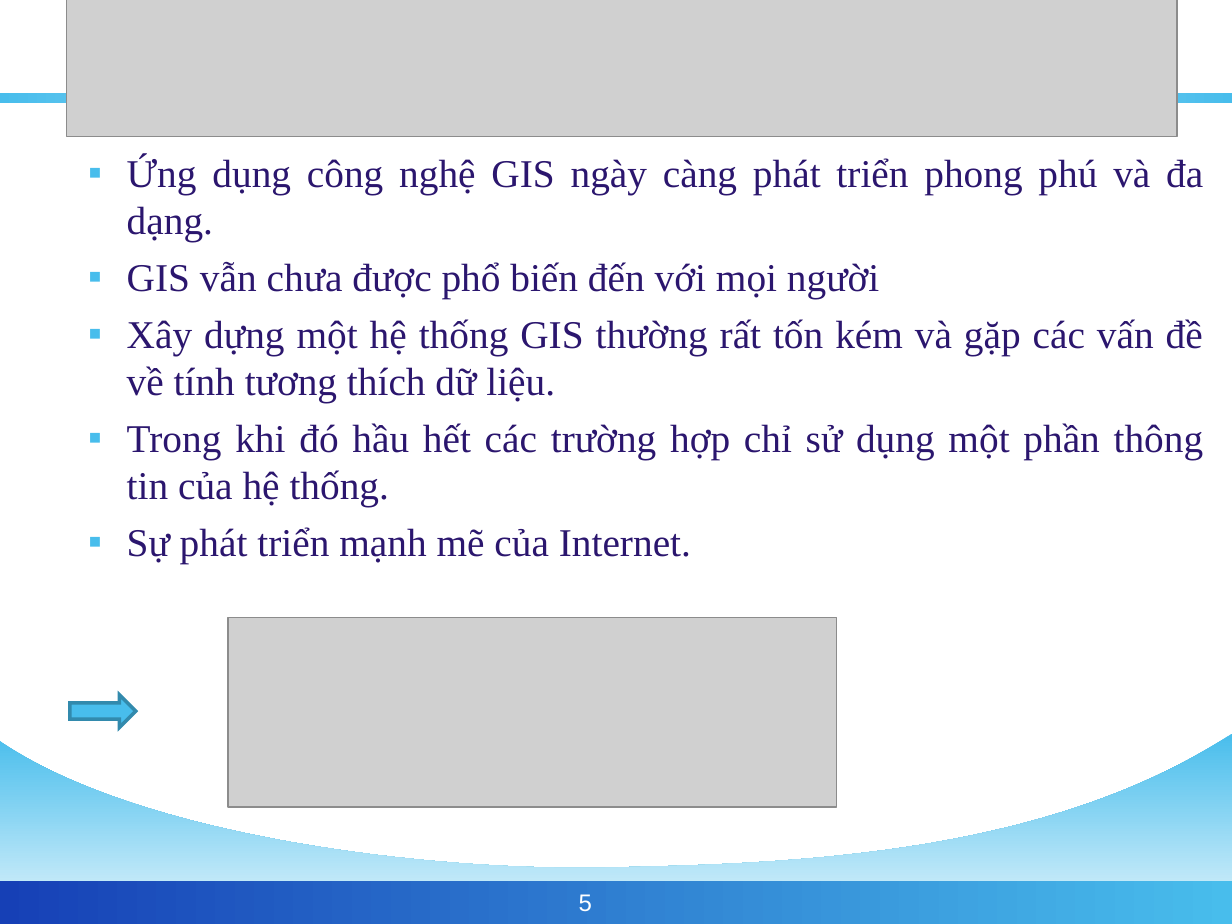
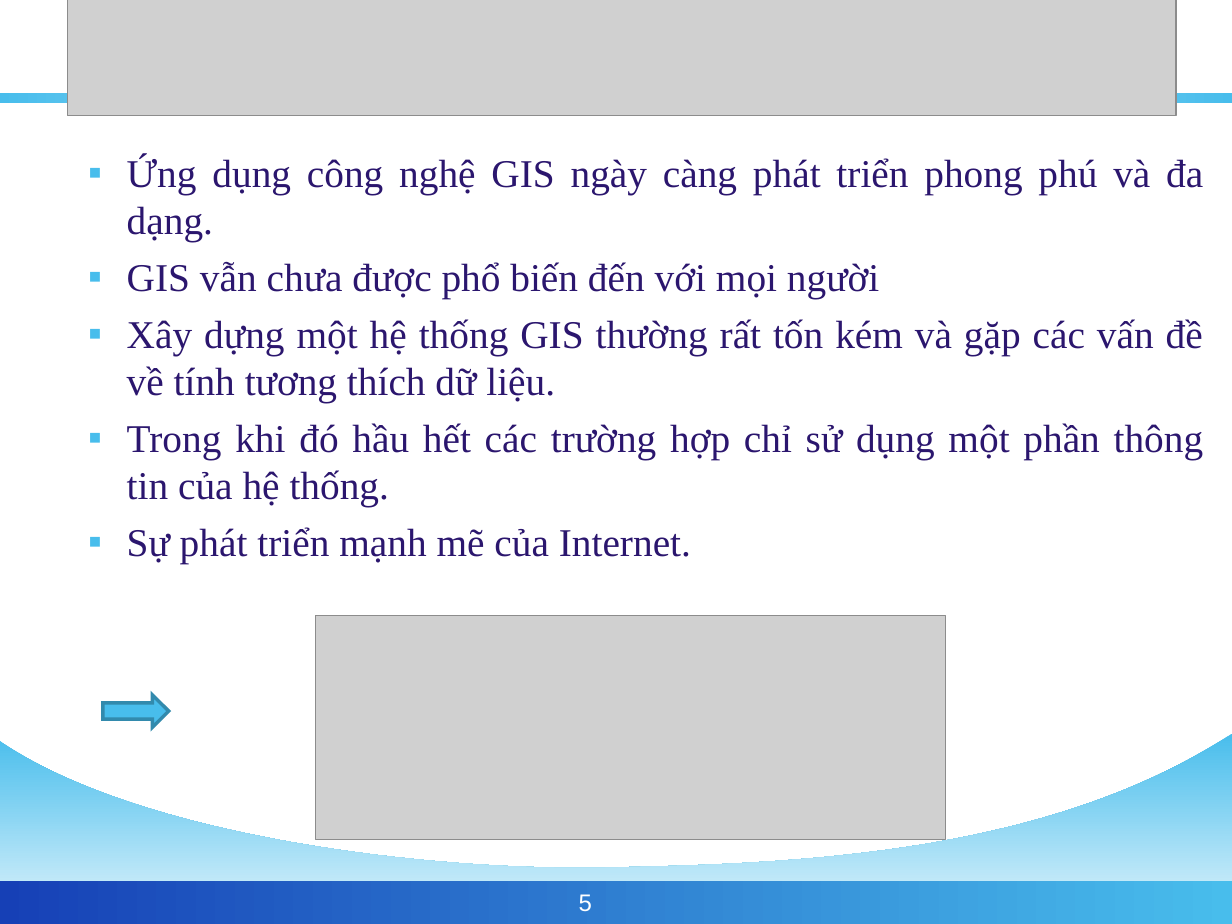
Before and after one commit to phamngsinh/cantho-webgis, a slide deck: slide 5 of Document/Bao Cao/BaoCaoLuanVan2.ppt. Drawn at 1232x924 pixels with LibreOffice and Linux fonts; fonts in the diff are those of the drawing; grey boxes stand for pictures; background and template pictures are left out. Boxes give left, top, right and bottom in pixels: in the first picture for what was removed or moved away, otherwise in the second. Text is boxed around its words. In the diff, an @@ line names an element or a change of style, - is before the commit and + after.

```diff
--- a/Document/Bao Cao/BaoCaoLuanVan2.ppt
+++ b/Document/Bao Cao/BaoCaoLuanVan2.ppt
@@ picture: place and size @@
-picture at <box>67,0,1177,137</box>
+picture at <box>68,0,1177,116</box>
@@ picture: place and size @@
-picture at <box>228,617,837,807</box>
+picture at <box>315,615,946,839</box>
@@ right arrow: place and size @@
-right arrow at <box>70,695,136,727</box>
+right arrow at <box>103,695,169,727</box>
```
Also in this commit, not shown: 26 other slides changed, 2 slides added.
